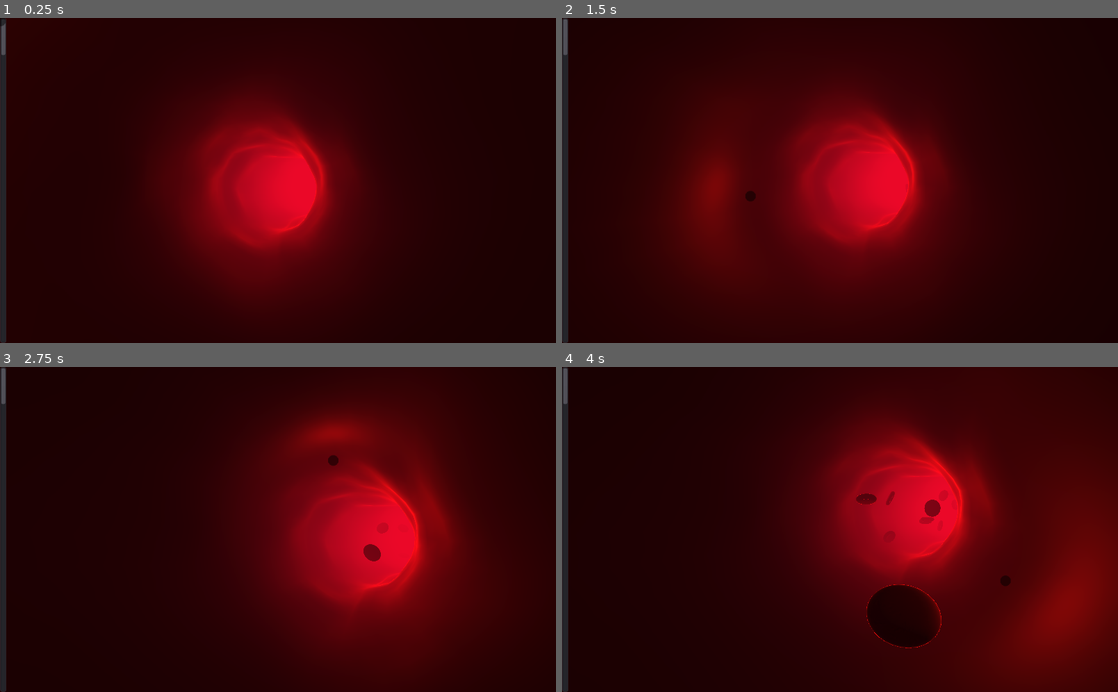
Above: before the commit, frames 1-4 (two rows, left to right).
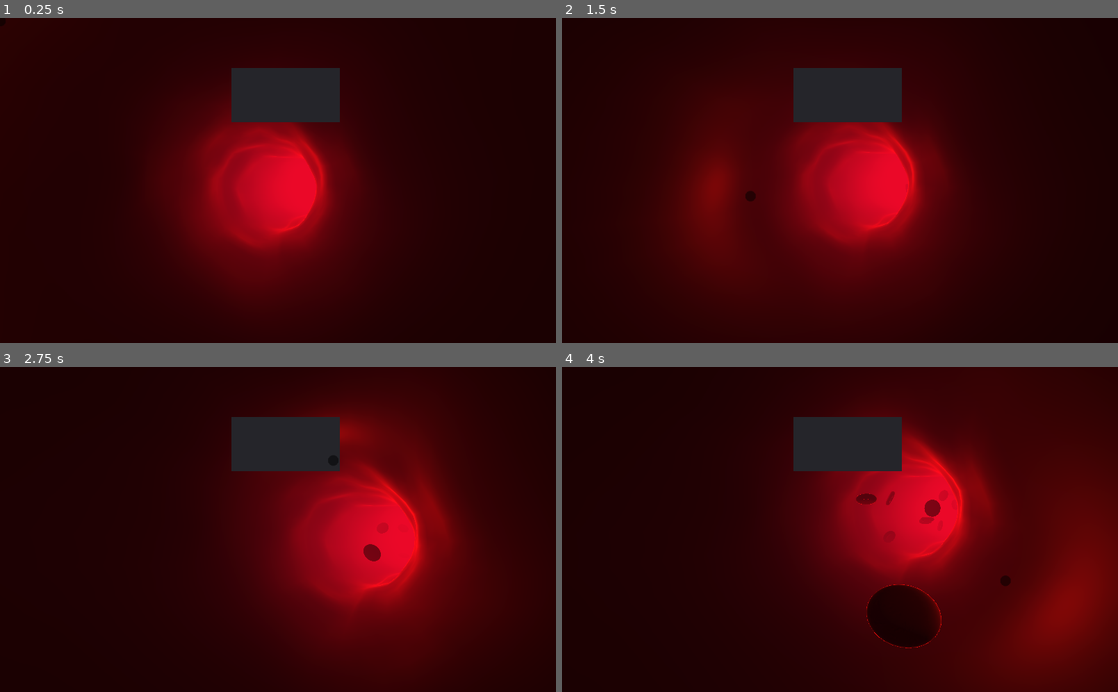
Above: after the commit, the same moments.

Repository: pengink/SCDPresentation
Game: Godot game, scene res://Main.tscn
Same seed, same stepped clock (60 frames per second), same inputs: the game is played once before the commit and once after it.
Inputs (mouse positions are in pixels of both pictures, inside the frame that each line leads up to):
- Up to frame 1 (0.25 s): no input
- Up to frame 2 (1.5 s): tap Enter at 0.5 s; move the mouse to (962, 164) at 0.52 s; press the mouse at (962, 164) at 0.53 s; tap Mouse wheel down (scroll_down) at 0.8, 1.35 s; move the mouse to (728, 196) at 1.27 s; release the mouse at (728, 196) at 1.28 s
- Up to frame 3 (2.75 s): tap Mouse wheel up (scroll_up) at 1.55 s; move the mouse to (333, 458) at 2.02 s; hold Mouse wheel up (scroll_up) from 2.03 s (still down); click (333, 458) at 2.3 s
- Up to frame 4 (4 s): move the mouse to (812, 594) at 2.77 s; release Mouse wheel up (scroll_up) at 2.78 s; click (812, 594) at 2.85 s; tap Mouse wheel down (scroll_down) at 3.05 s; move the mouse to (1006, 578) at 3.52 s; hold Mouse wheel down (scroll_down) from 3.53 s (still down); tap Mouse wheel up (scroll_up) at 3.8 s

The runs differ from the first frame. In frame 1, 4.4% of the frame differs, in the area x 0-62%, y 0-100%; in frame 2, 4.4%; in frame 3, 4.4%; in frame 4, 4.4%.

Commit message:
scrollcontainer

Diff:
--- /dev/null
+++ b/CameraOrgin.gd
@@ -0,0 +1,28 @@
+extends Spatial
+
+
+var sens : float = 0.002
+onready var scroll = get_node("ClippedCamera/Scroll")
+var toRot : Vector3
+
+var past : bool = false
+
+func _ready():
+	pass
+
+func _process(delta):
+	if scroll.scrollPos <= -10 && past == false:
+		print_debug("past")
+		past = true
+	elif scroll.scrollPos <= 10:
+		#get_node("ClippedCamera").translation.z = -4
+		pass
+	transform.basis = transform.basis.slerp(Basis(toRot), delta * 2)
+
+func _input(event):
+	if event is InputEventMouseMotion:
+		if Input.is_action_pressed("click"):
+			toRot.y -= event.relative.x * sens
+			toRot.x -= event.relative.y * sens
+			toRot.x = clamp(toRot.x, deg2rad(-60), deg2rad(60))
+			toRot.y = clamp(toRot.y, deg2rad(-45), deg2rad(45))
--- /dev/null
+++ b/CustomCursor.gd
@@ -0,0 +1,26 @@
+extends AnimatedSprite
+
+
+# Declare member variables here. Examples:
+# var a = 2
+# var b = "text"
+var screen : Viewport
+var mouse_pos : Vector2
+var dt : float
+
+
+# Called when the node enters the scene tree for the first time.
+func _ready():
+	Input.mouse_mode = 1
+	screen = get_viewport()
+	offset = screen.get_mouse_position()
+
+# Called every frame. 'delta' is the elapsed time since the previous frame.
+func _process(delta):
+	dt = delta
+	if Input.is_action_pressed("escape"):
+		print("klik")
+		get_tree().quit()
+
+	mouse_pos = screen.get_mouse_position()
+	offset = offset.linear_interpolate(mouse_pos, dt * 2)
--- a/GUI.tscn
+++ b/GUI.tscn
@@ -169,22 +169,22 @@
 [node name="Control" type="Control" parent="."]
 anchor_right = 1.0
 anchor_bottom = 1.0
-margin_right = -1024.0
-margin_bottom = -600.0
 
-[node name="AspectRatioContainer" type="AspectRatioContainer" parent="Control"]
+[node name="ScrollContainer" type="ScrollContainer" parent="Control"]
+anchor_right = 1.0
+anchor_bottom = 1.0
+
+[node name="Control" type="Control" parent="Control/ScrollContainer"]
+anchor_left = 0.5
 anchor_top = 0.5
+anchor_right = 0.5
 anchor_bottom = 0.5
-margin_right = 600.0
-margin_bottom = 600.0
-size_flags_vertical = 3
-stretch_mode = 3
 
-[node name="VScrollBar" type="VScrollBar" parent="Control/AspectRatioContainer"]
-margin_right = 12.0
-margin_bottom = 600.0
-mouse_filter = 1
-page = 10.0
+[node name="Panel" type="Panel" parent="Control/ScrollContainer/Control"]
+margin_left = 426.0
+margin_top = 92.0
+margin_right = 626.0
+margin_bottom = 192.0
 
 [node name="Cursor" type="AnimatedSprite" parent="."]
 self_modulate = Color( 1, 1, 1, 0.501961 )
@@ -192,6 +192,3 @@
 frames = SubResource( 32 )
 animation = "idle"
 playing = true
-
-[connection signal="mouse_exited" from="Control/AspectRatioContainer/VScrollBar" to="." method="_on_VScrollBar_mouse_exited"]
-[connection signal="scrolling" from="Control/AspectRatioContainer/VScrollBar" to="." method="_on_VScrollBar_scrolling"]
--- a/script/CustomCursor.gd
+++ b/script/CustomCursor.gd
@@ -2,7 +2,6 @@
 
 
 onready var cursor = get_node("Cursor")
-onready var scrollBar = get_node("Control/AspectRatioContainer/VScrollBar")
 var is_scrolling : bool = false
 var screen : Viewport
 var mouse_pos : Vector2
@@ -26,6 +25,7 @@
 
 	mouse_pos = screen.get_mouse_position()
 	cursor.offset = cursor.offset.linear_interpolate(mouse_pos, delta * 10)
+	print(get_node("Control/ScrollContainer").scroll_horizontal)
 
 
 func _on_VScrollBar_scrolling():
--- /dev/null
+++ b/scrollMaster.gd
@@ -0,0 +1,25 @@
+extends Spatial
+
+var dist : float  = 0.2
+var scrollPos : int
+var to : float
+
+# Called when the node enters the scene tree for the first time.
+func _ready():
+	pass # Replace with function body.
+
+
+# Called every frame. 'delta' is the elapsed time since the previous frame.
+func _process(delta):
+	translation.y = lerp(translation.y, scrollPos * dist, delta * 4)
+
+	self.scale.x = get_viewport().get_visible_rect().size.x * 0.001
+	self.scale.y = get_viewport().get_visible_rect().size.y * 0.001
+
+func _input(event):
+	if event is InputEventMouse:
+		if event.is_action_pressed("scroll_up"):
+			scrollPos -= 1
+
+		elif event.is_action_pressed("scroll_down"):
+			scrollPos += 1
